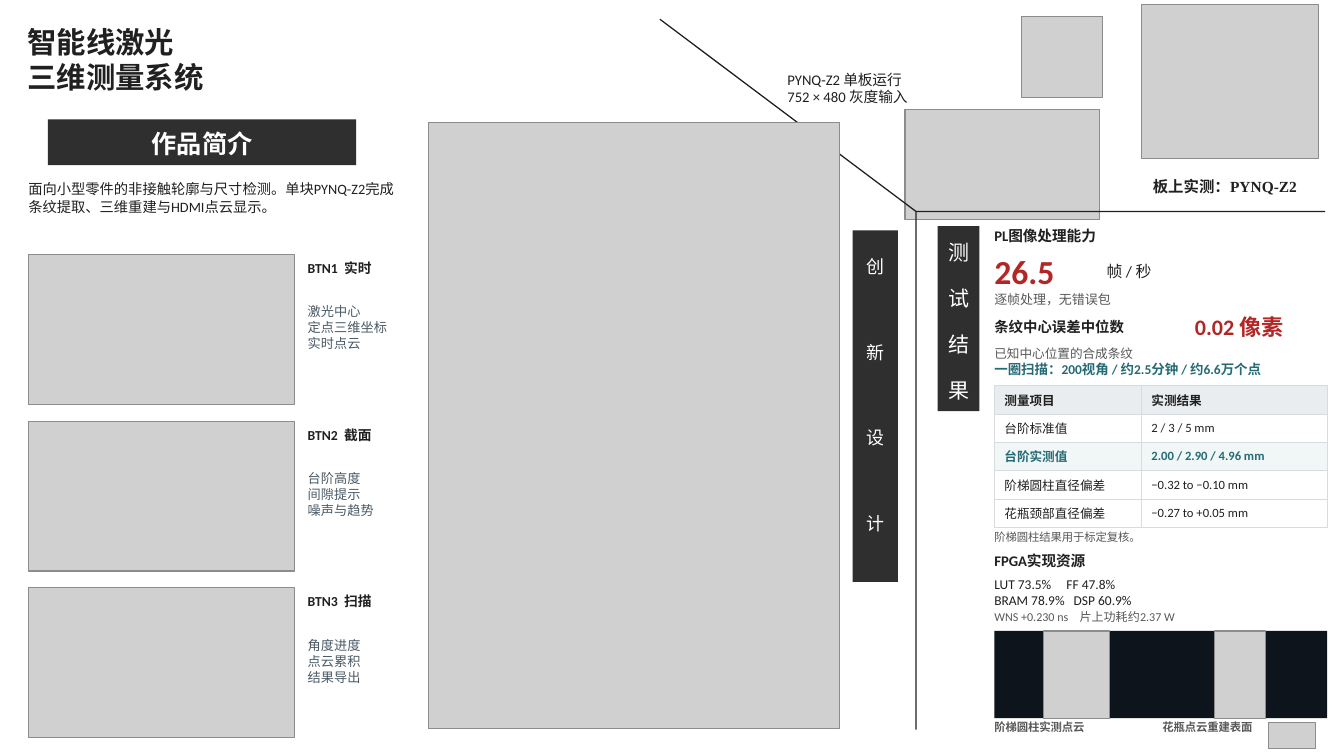
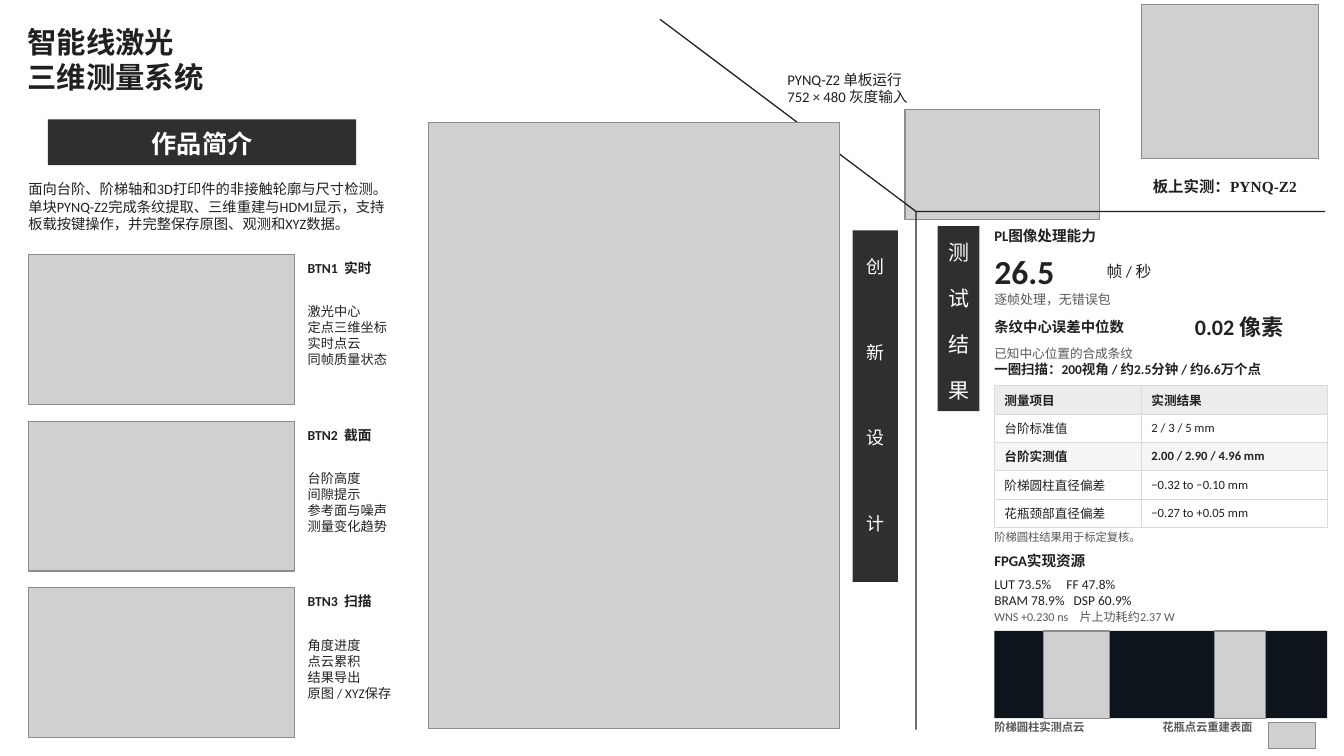
Before and after one commit to ForrestKang/fpga-line-laser-3d-measurement, a slide deck: slide 1 of report/images/poster.pptx. Drawn at 1344x756 pixels with LibreOffice and Linux fonts; fonts in the diff are those of the drawing; grey boxes stand for pictures. Boxes give left, top, right and bottom in pixels: in the first picture for what was removed or moved away, otherwise in the second. Text is boxed around its words. In the diff, an @@ line names an element or a change of style, - is before the commit and + after.

```diff
--- a/report/images/poster.pptx
+++ b/report/images/poster.pptx
@@ picture removed at [1022, 17, 1103, 98] @@
@@ text at [28, 182, 387, 231]: text changed @@
-面向小型零件的非接触轮廓与尺寸检测。单块PYNQ-Z2完成条纹提取、三维重建与HDMI点云显示。
+面向台阶、阶梯轴和3D打印件的非接触轮廓与尺寸检测。单块PYNQ-Z2完成条纹提取、三维重建与HDMI显示，支持板载按键操作，并完整保存原图、观测和XYZ数据。
@@ text "26.5" at [994, 261, 1054, 285]: text colour #B32626 to #222222 @@
@@ text at [308, 305, 388, 349]: text colour #4B5A66 to #222222 in "激光中心", "定点三维坐标", "实时点云" @@
@@ text "0.02 像素" at [1195, 316, 1283, 337]: text colour #B32626 to #222222 @@
@@ text at [308, 353, 388, 365]: paragraph added @@
+同帧质量状态
@@ text "一圈扫描：200视角 / 约2.5分钟 / 约6.6万个点" at [994, 362, 1261, 376]: text colour #246B75 to #222222 @@
@@ table at [994, 385, 1327, 523] @@
@@ fill #E9EDF0 to #ECECEC in row 1 @@
@@ fill #F1F6F6 to #F5F5F5 in row 3 @@
@@ text colour #246B75 to #222222 in "台阶实测值", "2.00 / 2.90 / 4.96 mm" @@
@@ borders changed @@
@@ text at [308, 472, 361, 500]: text colour #4B5A66 to #222222 in "台阶高度", "间隙提示" @@
@@ text at [308, 504, 388, 532]: text changed; text colour #4B5A66 to #222222 @@
-噪声与趋势
+参考面与噪声
+测量变化趋势
@@ text at [308, 639, 361, 683]: text colour #4B5A66 to #222222 in "角度进度", "点云累积", "结果导出" @@
@@ text at [308, 687, 391, 699]: paragraph added @@
+原图 / XYZ保存
```
Also in this commit, not shown: 1 other slide changed, 6 other files.
